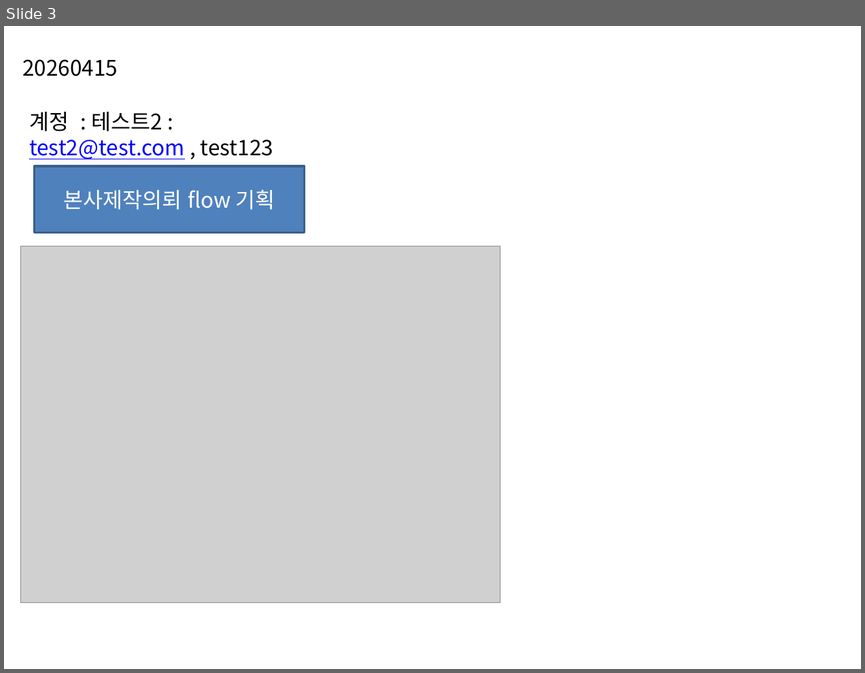
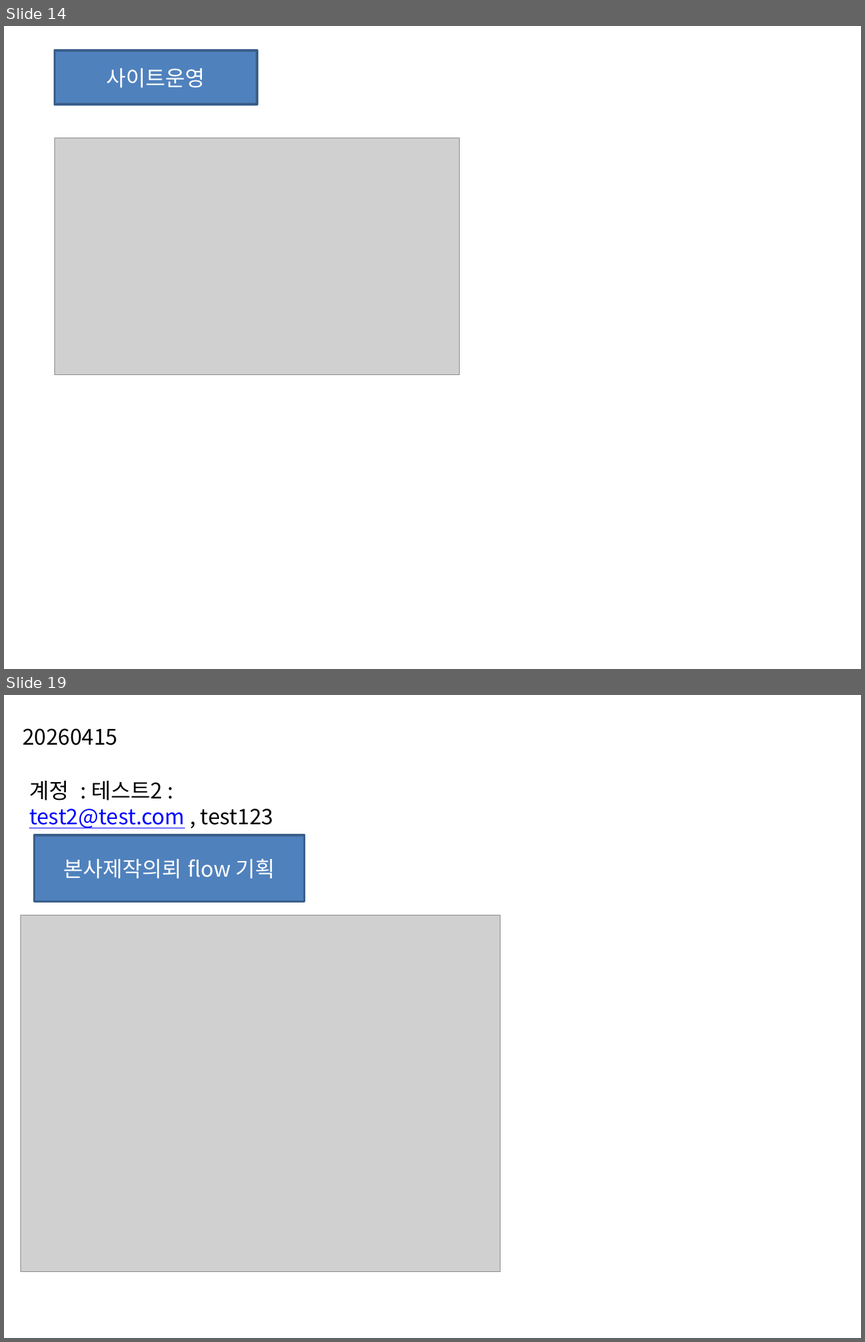
Before and after one commit to oksusoo1/homepageDev, a slide deck: My-plaform.pptx. Shown one above the other, each under a label of ours: slide 3 before the commit, slides 14 and 19 after it; the slides between them are not shown. The pictures are 865x673 and 865x1342 pixels, drawn with LibreOffice and Linux fonts; fonts in the diff are those of the drawing; grey boxes stand for pictures. Boxes give left, top, right and bottom in pixels: in the first picture for what was removed or moved away, otherwise in the second. Text is boxed around its words. In the diff, an @@ line names an element or a change of style, - is before the commit and + after.

```diff
--- a/My-plaform.pptx
+++ b/My-plaform.pptx
@@ slide 14 added at [4, 26, 861, 669], background #FFFFFF @@
@@ rectangle added at [54, 51, 257, 105], fill #4F81BD, outline #3A5F8C 2 pt, 18 pt, text #FFFFFF @@
+사이트운영
@@ picture added at [54, 138, 459, 375] @@
@@ what was slide 3 is now slide 19 @@
```
Also in this commit, not shown: 15 other slides added, 8 other files.
